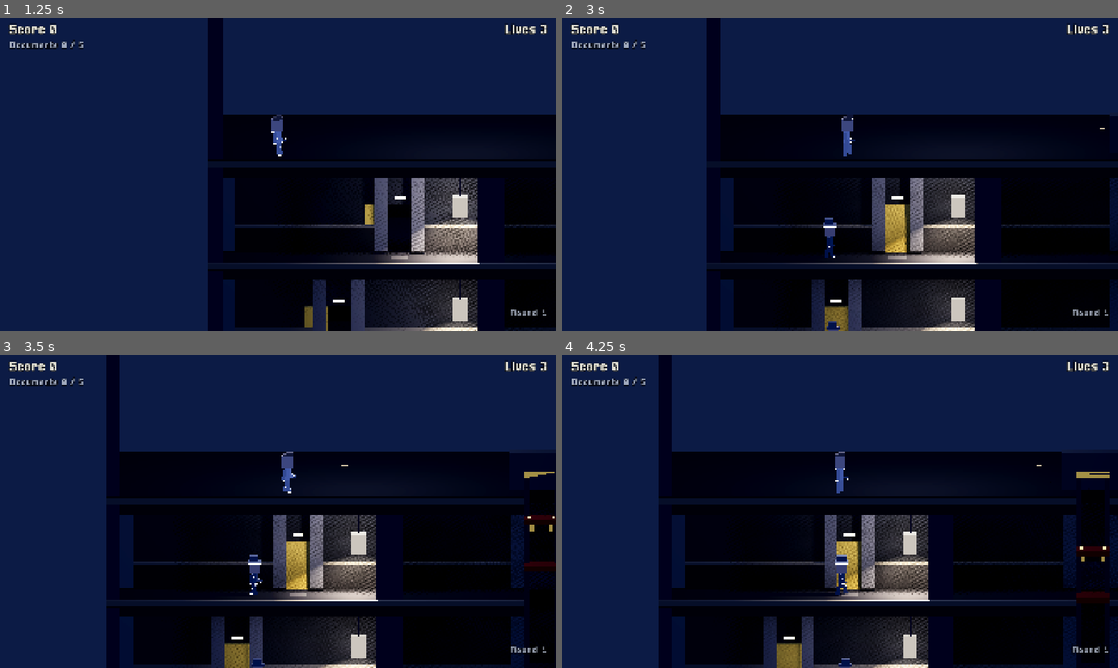
Above: before the commit, frames 1-4 (two rows, left to right).
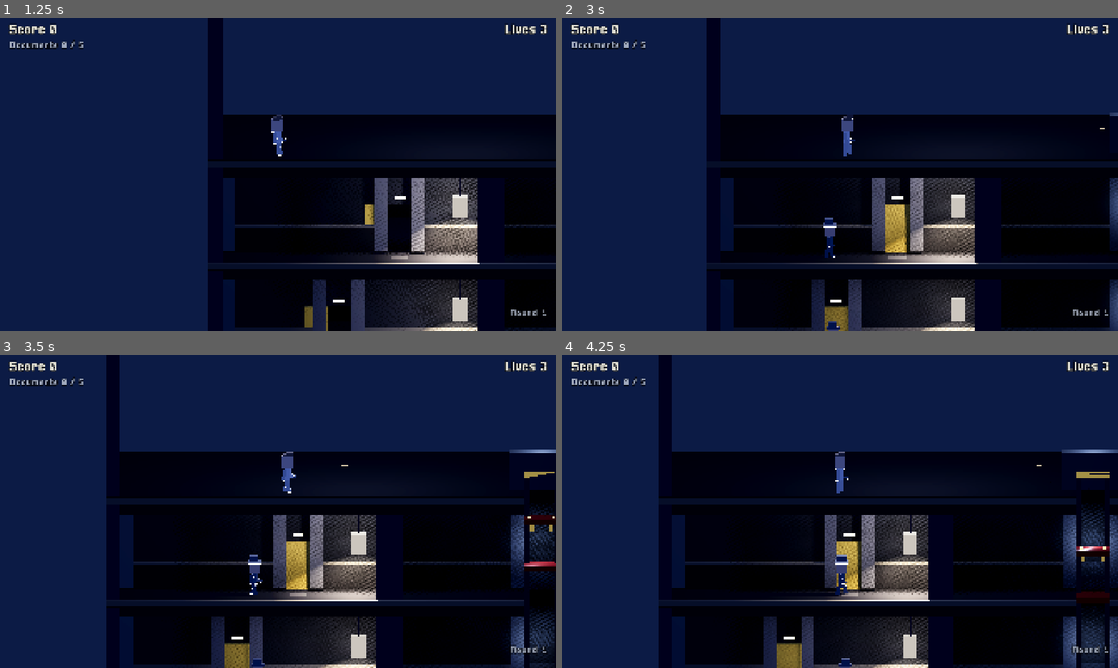
Above: after the commit, the same moments.

Repository: BalashovDmitriy/elaction
Game: Godot game, scene res://src/main.tscn
Same seed, same stepped clock (60 frames per second), same inputs: the game is played once before the commit and once after it.
Inputs (mouse positions are in pixels of both pictures, inside the frame that each line leads up to):
- Up to frame 1 (1.25 s): click "Play" at 0.5 s
- Up to frame 2 (3 s): tap Enter at 1.25 s; move the mouse to (962, 158) at 1.27 s; hold Right (move_right) 1.28-2 s; tap X (shoot) at 1.35 s; click (962, 158) at 1.42 s; tap Space (jump) at 1.52 s; drag from (728, 190) to (812, 237) at 2.02 s; move the mouse to (895, 105) at 2.77 s; hold Right (move_right) from 2.78 s (still down); hold Shift from 2.78 s (still down)
- Up to frame 3 (3.5 s): keep holding Right (move_right); keep holding Shift; tap X (shoot) at 3.05 s
- Up to frame 4 (4.25 s): release Right (move_right) at 3.5 s; release Shift at 3.5 s; drag from (812, 574) to (673, 464) at 3.52 s

Frame 1 is identical in both runs. In frame 2, 0.4% of the frame differs, in the area x 98-100%, y 30-100%; in frame 3, 1.9%; in frame 4, 2.6%, in the area x 89-100%, y 30-100%.

Commit message:
feat(m18b): эскалатор конструкцией и свет в шахтах
Эскалатор был двумя коробками полотна, и ломаная шла двумя пролётами
разной крутизны: пологий вход под 25° упирался в обрыв под 63°, а
балюстрады на изломе расходились веером. Перегиб переехал к ближнему
краю проёма и на уровень пола — теперь это площадка по этажу и один
прямой пролёт со ступенями, балюстрадой, поручнем и обрамлением дыры.
Считает перегиб EscalatorSpot.bend, рядом с gap, через который он идёт.

Балюстрада несимметрична: у задней стены полная, со стороны камеры
низкий борт. Полная закрыла бы едущего Otto по грудь, а на эскалаторе
он беззащитен.

Замер на 24 сидах: из 120 эскалаторов под пятном лампы стоят 25, до
ближайшей в среднем 5.7 м. Без света от конструкции оставались две
рейки в темноте — у пролёта теперь свой источник, на концах поручня
огоньки.

В шахтах встал столб света. Радиус сперва был 4.2 м, и пять шахт
стилобата заливали этаж целиком, отменяя темноту M17; сжат до 1.8 —
чуть шире самой шахты. Гаснет вне кадра, как лампы, теней не кладёт.

Кадр не подорожал: 1.97 мс GPU при 71 источнике, бюджет 16.6.

Co-Authored-By: Claude Opus 5 (1M context) <noreply@anthropic.com>

Diff:
--- a/src/levels/building_plan.gd
+++ b/src/levels/building_plan.gd
@@ -29,6 +29,14 @@
 ## Эскалатор ведёт с [member floor_index] на следующий этаж вниз.
 class EscalatorSpot:
 	extends RefCounted
+
+	## Насколько перегиб ломаной отступает внутрь проёма от его ближнего края, м.
+	##
+	## Сквозь дыру проходит не линия пути, а пассажир: он шире её на полкорпуса
+	## (0.27 м), и отступ обязан быть больше. Запас — 0.15 м, и его стережёт
+	## [code]test_escalator_carries_its_rider_through_the_gap[/code].
+	const BEND_CLEARANCE: float = 0.42
+
 	var x: float = 0.0
 	var floor_index: int = 0
 	## Куда спускается полотно: -1 влево, +1 вправо.
@@ -42,6 +50,20 @@
 		var near := x + towards * rules.escalator_gap_offset
 		var far := near + towards * rules.escalator_gap_width
 		return Vector2(minf(near, far), maxf(near, far))
+
+	## Перегиб ломаной в своих координатах: где площадка кончается и начинается
+	## пролёт.
+	##
+	## До M18b перегиб стоял посреди проёма и ниже перекрытия, и ломаная шла
+	## двумя пролётами разной крутизны — в кадре это читалось жёлобом, а не
+	## эскалатором (ADR-0025, решение 4). Теперь до проёма идёт площадка по
+	## этажу, а от его ближнего края — один прямой пролёт вниз.
+	##
+	## Считается здесь, рядом с проёмом, через который проходит: уровень ставит
+	## по этому числу конструкцию, тест по нему же проверяет, что пассажир идёт
+	## сквозь дыру, а не сквозь плиту.
+	func bend(rules: BuildingRules) -> Vector2:
+		return Vector2(towards * (rules.escalator_gap_offset + BEND_CLEARANCE), 0.0)
 
 
 class DoorSpot:
--- a/src/levels/building_shafts.gd
+++ b/src/levels/building_shafts.gd
@@ -37,8 +37,31 @@
 const PANEL_THICKNESS: float = 0.08
 const MACHINE_ROOM_DEPTH: float = 0.7
 
+## Столб света в шахте: радиус, яркость, цвет и вынос перед направляющими, м.
+##
+## Долг с M12 ([ADR-0017](../../../docs/adr/0017-spectrum-palette-and-shafts.md),
+## решение 3), закрытый в M18b
+## ([ADR-0025](../../../docs/adr/0025-shafts-escalators-and-riders.md), решение 3).
+## Источник настоящий, а не свечение материала: свет обязан лечь на направляющие,
+## створки и пол перед проёмом, иначе на погашенном этаже шахта висит светящейся
+## полосой в черноте и «здесь путь вниз» читается хуже, чем сбитой лампой.
+##
+## Холодный против тёплых ламп (ADR-0023, решение 3): шахта — металл, и свет
+## в ней не домашний. Теней не кладёт — их в шахте некуда ронять, а стоят они
+## дороже всего остального.
+## Радиус — чуть шире самой шахты (1.2 м), и это не скупость. На 4.2 м столбы
+## пяти шахт стилобата заливали этаж целиком, и погашенный этаж переставал быть
+## погашенным: темнота M17 отменялась светом, который к ней отношения не имеет.
+## Столб обязан светить в шахте, а не вместо ламп.
+const GLOW_RANGE: float = 1.8
+const GLOW_ENERGY: float = 1.1
+const GLOW_COLOR := Color(0.74, 0.84, 1.0)
+const GLOW_Z: float = -0.35
+
 var _rules: BuildingRules
 var _plan: BuildingPlan
+## Источники столба: этаж → те, что на нём стоят. Гаснут вне кадра, как лампы.
+var _glow: Dictionary = {}
 
 
 ## Одевает все шахты здания разом.
@@ -48,6 +71,19 @@
 	for shaft in plan.shafts:
 		_dress_shaft(shaft)
 	_spawn_machine_room()
+
+
+## Зажигает столбы света на видимых этажах и гасит остальные.
+##
+## Тем же правилом, что и лампы (ADR-0010, пункт 8): в здании до дюжины шахт и
+## по источнику на каждый их этаж, а в кадр влезает два с половиной этажа.
+## Гаснет источник, но не сам столб: погашенный этаж от невидимого отличается
+## тем, что его видно.
+func light_span(span: Vector2i) -> void:
+	for index: int in _glow:
+		var lit := VisibleFloors.covers(span, index)
+		for light: OmniLight3D in _glow[index]:
+			light.visible = lit
 
 
 ## Верх шахты: докуда идут её стойки и упор.
@@ -86,6 +122,27 @@
 		var surface := _rules.floor_surface(index)
 		var door := Rect2(shaft.x - half, surface - DOOR_HEIGHT, _rules.shaft_width, DOOR_HEIGHT)
 		_add_part(door, panel, panel_z, PANEL_THICKNESS)
+		_light_the_shaft(shaft.x, index, surface)
+
+
+## Источник столба на одном этаже шахты: посреди пролёта, перед направляющими.
+##
+## По источнику на этаж, а не один на всю шахту: полоса бывает в четырнадцать
+## этажей, и один источник с таким радиусом освещал бы её середину и оставлял
+## тёмными оба конца — а кабина ходит по всей полосе.
+func _light_the_shaft(x: float, index: int, surface: float) -> void:
+	var light := OmniLight3D.new()
+	light.omni_range = GLOW_RANGE
+	light.light_energy = GLOW_ENERGY
+	light.light_color = GLOW_COLOR
+	light.shadow_enabled = false
+	light.position = WorldSpace.to_scene(Vector2(x, surface - _rules.floor_height * 0.5))
+	light.position.z = GLOW_Z
+	add_child(light)
+
+	if not _glow.has(index):
+		_glow[index] = [] as Array[OmniLight3D]
+	(_glow[index] as Array[OmniLight3D]).append(light)
 
 
 ## Упоры в концах полосы: дальше кабина не идёт, и это видно.
--- a/src/levels/greybox_level.gd
+++ b/src/levels/greybox_level.gd
@@ -224,6 +224,9 @@
 		if not is_instance_valid(lamp):
 			continue
 		lamp.set_light_visible(VisibleFloors.covers(span, lamp.floor_index))
+	# Столбы шахт — тем же правилом: их в здании втрое больше, чем ламп.
+	if _shafts != null:
+		_shafts.light_span(span)
 
 
 ## Раскладка, по которой собрано здание.
@@ -353,8 +356,10 @@
 		# Перегиб — в самом проёме: через него идут и полотно, и поездка, поэтому
 		# пассажир проходит сквозь дыру, а не сквозь плиту.
 		var gap := spot.gap(rules)
-		var bend := Vector2((gap.x + gap.y) * 0.5 - spot.x, rules.slab_height + 0.04)
-		escalator.setup(descent, bend)
+		# Проём — в координатах эскалатора: обрамление ставит он сам, а правила
+		# о том, где стоит его узел, знать не обязаны.
+		var edges := Vector2(gap.x - spot.x, gap.y - spot.x)
+		escalator.setup(descent, spot.bend(rules), edges, rules.slab_height)
 
 
 func _spawn_doors() -> void:
--- a/src/systems/escalators/escalator.gd
+++ b/src/systems/escalators/escalator.gd
@@ -11,6 +11,11 @@
 ## [method setup]. Поездка идёт по тому же пути, который выложен полотном, и
 ## начинается с того места, где пассажир стоял: иначе его дёргало бы к центру
 ## площадки, а полотно резало бы перекрытие мимо проёма (найдено авторевью M2).
+##
+## С M18b эскалатор — конструкция, а не две коробки полотна
+## ([ADR-0025](../../../docs/adr/0025-shafts-escalators-and-riders.md), решение 4):
+## ступени рельефом, площадки в концах, балюстрада и обрамление проёма. Рельеф,
+## а не анимация: свет M17 ложится на геометрию, ради этого пивот и затевался.
 
 ## Докуда слышен стрёкот полотна, м.
 const HUM_REACH: float = 9.0
@@ -21,6 +26,55 @@
 
 ## На сколько полотно утоплено за плоскость игры: пассажир едет перед ним.
 const BELT_Z: float = -0.5
+
+## Сколько полотно проходит по горизонтали за одну ступень, м.
+##
+## Ступень и есть то, чем эскалатор отличается от пандуса: на пролёте в 2.88 м
+## их выходит дюжина, и зубчатый край читается с любого этажа.
+const STEP_RUN: float = 0.24
+
+## Балюстрада у задней стены: где стоит, какой толщины и высоты, м.
+const RAIL_Z: float = -1.02
+const RAIL_THICKNESS: float = 0.1
+const RAIL_HEIGHT: float = 0.96
+
+## Поручень поверх балюстрады: квадратный в сечении, м.
+const HANDRAIL_SIZE: float = 0.1
+
+## Огонёк на конце поручня: ребро куба, м.
+const END_LIGHT_SIZE: float = 0.16
+
+## Свой источник пролёта: радиус, яркость, цвет и вынос перед ступенями.
+##
+## Без него от конструкции остаются две рейки в темноте: замер на 24 сидах дал
+## 25 эскалаторов из 120 под пятном лампы, в среднем до лампы 5.7 м. Источник
+## не гаснет от выстрела и в зонах темноты не участвует — по той же причине,
+## что и столб света в шахте (ADR-0025, решение 3): темнота решает, видят ли
+## агенты Otto, а путь вниз обязан читаться всегда.
+##
+## Тени не отбрасывает: пролёт стоит в проёме, ронять их ему не на что, а стоят
+## они дороже всего остального в кадре.
+const GLOW_RANGE: float = 3.6
+const GLOW_ENERGY: float = 2.4
+const GLOW_COLOR := Color(1.0, 0.88, 0.68)
+const GLOW_Z: float = -0.3
+
+## Борт со стороны камеры: где стоит, какой глубины и высоты, м.
+##
+## Низкий нарочно (ADR-0025, решение 5). Полноценная балюстрада с этой стороны
+## закрыла бы едущего Otto по грудь, а на эскалаторе он беззащитен: ввод не
+## действует, уклониться нечем, и поездка длится больше секунды.
+const KERB_Z: float = -0.08
+const KERB_DEPTH: float = 0.08
+const KERB_HEIGHT: float = 0.16
+
+## Площадка в конце полотна: длина по ходу и толщина, м.
+const LANDING_RUN: float = 0.66
+const LANDING_THICKNESS: float = 0.12
+
+## Обрамление проёма: ширина стойки по краю дыры и насколько она шире полотна, м.
+const FRAME_WIDTH: float = 0.12
+const FRAME_MARGIN: float = 0.12
 
 ## Сколько секунд занимает поездка между площадками.
 @export var travel_time: float = 1.1
@@ -58,16 +112,14 @@
 ## Задаёт геометрию в координатах правил. [param descent] — смещение нижней
 ## площадки от верхней, [param via] — точка перегиба в проёме перекрытия: через
 ## неё идут и полотно, и сама поездка, поэтому пассажир проходит сквозь дыру,
-## а не сквозь плиту.
-func setup(descent: Vector2, via: Vector2) -> void:
+## а не сквозь плиту. [param gap] — края проёма относительно узла, [param slab] —
+## толщина перекрытия: по ним ставится обрамление.
+func setup(descent: Vector2, via: Vector2, gap: Vector2, slab: float) -> void:
 	var down := WorldSpace.direction_to_scene(descent)
 	_via = WorldSpace.direction_to_scene(via)
 	_has_via = true
 	_bottom_pad.position = down
-	# Полотно — два отрезка, каждый своей коробкой: ровное полотно вдоль
-	# ломаной, без растяжения тайла, которого в греев-боксе и нет.
-	_lay_belt(Vector3.ZERO, _via)
-	_lay_belt(_via, down)
+	_build(down, gap, slab)
 
 
 ## Везёт ли эскалатор кого-нибудь прямо сейчас.
@@ -130,18 +182,184 @@
 	return _path[_path.size() - 1]
 
 
-## Кладёт отрезок полотна коробкой от [param from] до [param to], в своих
-## координатах. Коробка стоит серединой на середине отрезка и повёрнута вдоль
-## него: так одна и та же коробка годится и на пологий, и на крутой пролёт.
+## Собирает конструкцию заново по заданной геометрии.
+##
+## Ломаная — это площадка по этажу до проёма и один прямой пролёт вниз. Двумя
+## пролётами разной крутизны она была до M18b, и в кадре читалась жёлобом:
+## пологий вход под 25° упирался в обрыв под 63°, а балюстрады двух пролётов
+## расходились на изломе веером.
+func _build(down: Vector3, gap: Vector2, slab: float) -> void:
+	for part: Node in _ramp.get_children():
+		part.queue_free()
+
+	var towards := signf(down.x)
+	_lay_landing(Vector3.ZERO, _via)
+	_lay_flight(_via, down)
+	# Нижняя площадка уходит по ходу спуска: с неё сходят, приехав.
+	_lay_landing(down, down + Vector3(towards * LANDING_RUN, 0.0, 0.0))
+	_frame_the_gap(gap, slab)
+
+
+## Пролёт: полотно снизу, ступени сверху, балюстрада и борт по бокам.
+func _lay_flight(from: Vector3, to: Vector3) -> void:
+	var span := to - from
+	if is_zero_approx(span.length()):
+		return
+
+	_lay_belt(from, to)
+	_lay_steps(from, span)
+	_lay_sides(from, to)
+	_light_the_flight(from, to)
+
+
+## Полотно пролёта: ровная лента вдоль ломаной.
+##
+## Со стороны её закрывают ступени, но снизу видно именно её: эскалатор проходит
+## сквозь перекрытие, и с нижнего этажа смотрят ему в брюхо.
 func _lay_belt(from: Vector3, to: Vector3) -> void:
 	var span := to - from
+	_add_part(
+		Vector3(span.length(), BELT_THICKNESS, BELT_DEPTH),
+		(from + to) * 0.5 + Vector3(0.0, 0.0, BELT_Z),
+		atan2(span.y, span.x),
+		GreyboxLook.surface(GreyboxLook.ESCALATOR)
+	)
+
+
+## Ступени пролёта: коробки с плоским верхом, каждая ниже предыдущей.
+##
+## Не повёрнуты вдоль пролёта нарочно — повёрнутая коробка снова даёт пандус.
+## Верх ступени лежит на ломаной, низ уходит под неё, и соседние заходят друг
+## за друга: силуэт получается зубчатым, а щелей между ступенями нет.
+func _lay_steps(from: Vector3, span: Vector3) -> void:
+	var count := maxi(int(absf(span.x) / STEP_RUN), 1)
+	var tread := span.x / float(count)
+	var riser := span.y / float(count)
+	var height := absf(riser) + BELT_THICKNESS
+	var look := GreyboxLook.metal(GreyboxLook.ESCALATOR)
+
+	for index in count:
+		var top := from.y + riser * float(index)
+		_add_part(
+			Vector3(absf(tread), height, BELT_DEPTH),
+			Vector3(from.x + tread * (float(index) + 0.5), top - height * 0.5, BELT_Z),
+			0.0,
+			look
+		)
+
+
+## Бока пролёта: балюстрада с поручнем у задней стены и низкий борт у камеры.
+func _lay_sides(from: Vector3, to: Vector3) -> void:
+	var span := to - from
+	var angle := atan2(span.y, span.x)
+	var centre := (from + to) * 0.5
 	var length := span.length()
-	if is_zero_approx(length):
-		return
-
-	var belt := GreyboxLook.box(
-		Vector3(length, BELT_THICKNESS, BELT_DEPTH), GreyboxLook.surface(GreyboxLook.ESCALATOR)
-	)
-	belt.position = (from + to) * 0.5 + Vector3(0.0, 0.0, BELT_Z)
-	belt.rotation.z = atan2(span.y, span.x)
-	_ramp.add_child(belt)
+	# Нормаль к пролёту, всегда вверх: балюстрада стоит на полотне, а не висит
+	# под ним, и на спуске влево знак пролёта не должен её переворачивать.
+	var up := Vector3(-span.y, span.x, 0.0).normalized()
+	if up.y < 0.0:
+		up = -up
+
+	var panel := GreyboxLook.surface(GreyboxLook.ESCALATOR)
+	var trim := GreyboxLook.metal(GreyboxLook.TRIM)
+	var over := BELT_THICKNESS * 0.5
+
+	_add_part(
+		Vector3(length, RAIL_HEIGHT, RAIL_THICKNESS),
+		centre + up * (over + RAIL_HEIGHT * 0.5) + Vector3(0.0, 0.0, RAIL_Z),
+		angle,
+		panel
+	)
+	_add_part(
+		Vector3(length, HANDRAIL_SIZE, HANDRAIL_SIZE),
+		centre + up * (over + RAIL_HEIGHT + HANDRAIL_SIZE * 0.5) + Vector3(0.0, 0.0, RAIL_Z),
+		angle,
+		trim
+	)
+	_add_part(
+		Vector3(length, KERB_HEIGHT, KERB_DEPTH),
+		centre + up * (over + KERB_HEIGHT * 0.5) + Vector3(0.0, 0.0, KERB_Z),
+		angle,
+		trim
+	)
+
+	var cap := up * (over + RAIL_HEIGHT + HANDRAIL_SIZE * 0.5) + Vector3(0.0, 0.0, RAIL_Z)
+	_mark_end(from + cap)
+	_mark_end(to + cap)
+
+
+## Свет пролёта: одна лампа посередине, перед ступенями.
+##
+## Стоит в самом проёме и светит на оба этажа, которые эскалатор связывает, —
+## это не протечка, а ровно то, что он и делает.
+func _light_the_flight(from: Vector3, to: Vector3) -> void:
+	var light := OmniLight3D.new()
+	light.omni_range = GLOW_RANGE
+	light.light_energy = GLOW_ENERGY
+	light.light_color = GLOW_COLOR
+	light.shadow_enabled = false
+	light.position = (from + to) * 0.5 + Vector3(0.0, 0.0, GLOW_Z)
+	_ramp.add_child(light)
+
+
+## Огонёк на конце поручня.
+##
+## Замер на 24 сидах: из 120 эскалаторов под пятном лампы стоит 25, до ближайшей
+## лампы в среднем 5.7 м, в худшем 10.5. Мест на этаже мало, эскалатор занимает
+## два — и встаёт он там, где лампы нет. Конструкция, которую не видно, ничего
+## не даёт, а подсвечивать её источником незачем: проект уже отвечает на это
+## огоньками (ADR-0023, решение 6) — так читаются табло дверей, индикаторы
+## кабины и вывеска выхода. Два огонька на концах поручня говорят «здесь
+## эскалатор» ровно так же.
+func _mark_end(at: Vector3) -> void:
+	_add_part(
+		Vector3(END_LIGHT_SIZE, END_LIGHT_SIZE, END_LIGHT_SIZE),
+		at,
+		0.0,
+		GreyboxLook.light(GreyboxLook.SIGN_WARM)
+	)
+
+
+## Площадка: ровная плита между двумя точками одной высоты.
+##
+## Утоплена в перекрытие: её верх вровень с полом, наружу смотрит только торец.
+## Иначе встающий на неё Otto оказывался бы по щиколотку в плите — он стоит
+## на полу этажа, а не на эскалаторе.
+func _lay_landing(from: Vector3, to: Vector3) -> void:
+	var run := absf(to.x - from.x)
+	if is_zero_approx(run):
+		return
+
+	_add_part(
+		Vector3(run, LANDING_THICKNESS, BELT_DEPTH),
+		Vector3((from.x + to.x) * 0.5, from.y - LANDING_THICKNESS * 0.5, BELT_Z),
+		0.0,
+		GreyboxLook.metal(GreyboxLook.ESCALATOR)
+	)
+
+
+## Обрамление проёма: стойки по краям дыры в перекрытии.
+##
+## Без них дыра читается обрывом плиты — тем же, что и провал шахты, в который
+## падают насмерть. Стойки стоят на краях проёма во всю толщину перекрытия и
+## тела не имеют: сквозь проём ходят, а не протискиваются.
+func _frame_the_gap(gap: Vector2, slab: float) -> void:
+	if slab <= 0.0:
+		return
+
+	var look := GreyboxLook.metal(GreyboxLook.TRIM)
+	for edge: float in [gap.x, gap.y]:
+		_add_part(
+			Vector3(FRAME_WIDTH, slab, BELT_DEPTH + FRAME_MARGIN * 2.0),
+			Vector3(edge, -slab * 0.5, BELT_Z),
+			0.0,
+			look
+		)
+
+
+## Кусок конструкции: коробка без тела на своём месте и под своим углом.
+func _add_part(size: Vector3, at: Vector3, angle: float, material: StandardMaterial3D) -> void:
+	var part := GreyboxLook.box(size, material)
+	part.position = at
+	part.rotation.z = angle
+	_ramp.add_child(part)
--- a/tests/test_building_shafts.gd
+++ b/tests/test_building_shafts.gd
@@ -174,6 +174,37 @@
 				)
 
 
+## Пассажир проходит сквозь проём, а не сквозь плиту.
+##
+## С M18b ломаная поездки — площадка по этажу до проёма и один прямой пролёт
+## вниз ([ADR-0025](../docs/adr/0025-shafts-escalators-and-riders.md), решение 4).
+## Перегиб отодвинут внутрь дыры на [constant BuildingPlan.EscalatorSpot.BEND_CLEARANCE],
+## и весь запас там — 15 см: сквозь проём идёт не линия, а тело шириной
+## в полкорпуса. Правится это одним числом в правилах — шириной проёма или
+## его отступом, — и тогда плечо съедается молча.
+##
+## Проверяются обе опасные точки: начало пролёта, где он входит в перекрытие,
+## и его выход из-под плиты этажом ниже.
+func test_escalator_carries_its_rider_through_the_gap() -> void:
+	var rules := _rules()
+	for building_seed: int in SEEDS:
+		var plan := BuildingPlan.generate(rules, building_seed)
+		for escalator in plan.escalators:
+			var gap := escalator.gap(rules)
+			var bend_x := escalator.x + escalator.bend(rules).x
+			var end_x := escalator.x + escalator.towards * rules.escalator_run
+			# Где пролёт выходит из-под плиты: доля спуска, пройденная к её низу.
+			var under := bend_x + (end_x - bend_x) * rules.slab_height / rules.floor_height
+			for at: float in [bend_x, under]:
+				assert_true(
+					at - OttoBot.BODY_HALF_WIDTH >= gap.x and at + OttoBot.BODY_HALF_WIDTH <= gap.y,
+					(
+						"сид %d, этаж %d: пассажир на x=%.2f не влезает в проём %.2f..%.2f"
+						% [building_seed, escalator.floor_index, at, gap.x, gap.y]
+					)
+				)
+
+
 func _shaft_x_on(plan: BuildingPlan, floor_index: int) -> float:
 	for shaft in plan.shafts:
 		if floor_index >= shaft.top and floor_index <= shaft.bottom:
--- /dev/null
+++ b/tools/geometry_shot.gd
@@ -0,0 +1,177 @@
+extends Node3D
+
+## Кадры M18b вблизи: эскалатор, столб света в шахте, двухэтажная пара.
+##
+## Съёмка вехи ([code]capture.py[/code]) и кадры раскладки ([code]layout_shot.gd[/code])
+## снимают этаж целиком — в такой кадр эскалатор влезает полоской в четверть
+## высоты, и по нему не видно ни ступеней, ни балюстрады. Здесь камера своя и
+## близкая: кадр про конструкцию, а не про этаж.
+##
+## Это и есть проверка DoD M18b ([ADR-0025](res://docs/adr/0025-shafts-escalators-and-riders.md)):
+## эскалатор выглядит эскалатором, шахта читается на погашенном этаже, а пара
+## ярусов ходит вместе.
+##
+## Рендер настоящий, не headless — нужен экран.
+##
+## Запуск:
+##     godot --path . res://tools/geometry_shot.tscn
+
+const LEVEL_SCENE := preload("res://src/levels/greybox_level.tscn")
+
+## Куда складываются кадры.
+const FOLDER := "res://screens/M18b"
+
+## Сколько кадров дать зданию, свету и отражениям устояться.
+const SETTLE_FRAMES: int = 45
+
+## Потолок ожидания, пока сбитые лампы долетят до пола, шагов физики.
+const FALL_STEPS: int = 240
+
+## Сид тот же, что у остальных инструментов вехи: раскладка по нему разобрана
+## в статусе, и кадры сравниваются с ней, а не с новым зданием.
+const BUILDING_SEED: int = 1
+
+## Как далеко камера стоит от плоскости игры и на сколько наклонена. Числа
+## [SideCamera]: кадр обязан быть тем же, что видит игрок, только ближе.
+const DISTANCE: float = 20.0
+const TILT_DEGREES: float = 10.0
+
+var _level: GreyboxLevel = null
+var _camera: Camera3D = null
+
+
+func _ready() -> void:
+	DirAccess.make_dir_recursive_absolute(ProjectSettings.globalize_path(FOLDER))
+	GameState.instance().start_game()
+	_level = LEVEL_SCENE.instantiate() as GreyboxLevel
+	_level.rules = BuildingRules.new()
+	_level.building_seed = BUILDING_SEED
+	# Кадр про конструкцию: ходящая фигура закрывает собой то, ради чего он снят.
+	_level.spawn_agents = false
+	add_child(_level)
+
+	_camera = Camera3D.new()
+	_camera.projection = Camera3D.PROJECTION_ORTHOGONAL
+	_camera.rotation = Vector3(-deg_to_rad(TILT_DEGREES), 0.0, 0.0)
+	_camera.near = 0.05
+	_camera.far = DISTANCE * 2.0
+	add_child(_camera)
+	_run()
+
+
+func _run() -> void:
+	var spot := _escalator_under_a_lamp()
+	var rules := _level.rules
+	# Кадр охватывает оба пролёта и оба этажа, которые эскалатор связывает.
+	var middle := Vector2(
+		spot.x + spot.towards * rules.escalator_run * 0.5,
+		rules.floor_surface(spot.floor_index) + rules.floor_height * 0.5
+	)
+	_stand_otto_on_the_top_pad(spot)
+	await _shoot("01_escalator", middle, 7.2)
+
+	await _shoot_the_dark_shaft("02_shaft_dark")
+
+	print("  кадры геометрии в %s" % FOLDER)
+	get_tree().quit(0)
+
+
+## Кадр шахты на погашенном этаже: лампы сбиты, светит только столб.
+##
+## Это и есть проверка решения 3: шахта обязана читаться всегда, иначе
+## погашенное здание перестаёт быть проходимым на глаз.
+func _shoot_the_dark_shaft(label: String) -> void:
+	var rules := _level.rules
+	# Широкий этаж пониже: там шахт на этаже больше всего, и ламп тоже три.
+	var index := rules.floors - 3
+	var shaft_x := _shaft_x_on(index)
+	for lamp in _lamps_on(index):
+		lamp.shoot_down()
+	await _settle_after_the_fall()
+
+	_level.otto.global_position = WorldSpace.to_scene(
+		Vector2(shaft_x + rules.shaft_width, rules.floor_surface(index))
+	)
+	_level.otto.velocity = Vector3.ZERO
+	await _shoot(label, Vector2(shaft_x, rules.floor_surface(index) - rules.floor_height), 5.4)
+
+
+## Столбец первой шахты, обслуживающей этаж.
+func _shaft_x_on(index: int) -> float:
+	for shaft in _level.plan().shafts:
+		if index >= shaft.top and index <= shaft.bottom:
+			return shaft.x
+	return 0.0
+
+
+func _lamps_on(index: int) -> Array[Lamp]:
+	var found: Array[Lamp] = []
+	for child in _level.get_children():
+		var lamp := child as Lamp
+		if lamp != null and lamp.floor_index == index and not lamp.is_queued_for_deletion():
+			found.append(lamp)
+	return found
+
+
+## Ждёт, пока сбитые лампы долетят до пола: по состоянию, а не выдержкой.
+func _settle_after_the_fall() -> void:
+	var left := FALL_STEPS
+	while left > 0 and _falling():
+		await get_tree().physics_frame
+		left -= 1
+	await get_tree().physics_frame
+
+
+func _falling() -> bool:
+	for child in _level.get_children():
+		var lamp := child as Lamp
+		if lamp != null and lamp.is_queued_for_deletion():
+			return true
+	return false
+
+
+## Эскалатор, к которому ближе всего лампа его этажа.
+##
+## Кадр о конструкции: ступени, балюстрада и поручень видны только под светом.
+## Эскалаторов на здание пяток, и половина из них стоит в неосвещённой части
+## этажа — снятый там, кадр показывал бы зоны ламп M17, а не геометрию M18b.
+func _escalator_under_a_lamp() -> BuildingPlan.EscalatorSpot:
+	var plan := _level.plan()
+	var best: BuildingPlan.EscalatorSpot = plan.escalators[0]
+	var best_gap := INF
+	for spot in plan.escalators:
+		for lamp in plan.lamps:
+			if lamp.floor_index != spot.floor_index:
+				continue
+			var gap := absf(lamp.x - spot.x)
+			if gap < best_gap:
+				best_gap = gap
+				best = spot
+	return best
+
+
+## Ставит Otto на верхнюю площадку: кадр должен показывать и то, что борт со
+## стороны камеры его не закрывает (ADR-0025, решение 5).
+func _stand_otto_on_the_top_pad(spot: BuildingPlan.EscalatorSpot) -> void:
+	var rules := _level.rules
+	_level.otto.global_position = WorldSpace.to_scene(
+		Vector2(spot.x, rules.floor_surface(spot.floor_index))
+	)
+	_level.otto.velocity = Vector3.ZERO
+
+
+## Снимает кадр, наведённый на точку правил, с заданной половиной высоты кадра.
+func _shoot(label: String, centre: Vector2, half_height: float) -> void:
+	var at := WorldSpace.to_scene(centre)
+	_camera.size = half_height * 2.0
+	_camera.global_position = Vector3(
+		at.x, at.y + DISTANCE * tan(deg_to_rad(TILT_DEGREES)), DISTANCE
+	)
+
+	for _frame: int in SETTLE_FRAMES:
+		await get_tree().process_frame
+	await RenderingServer.frame_post_draw
+	var image := get_viewport().get_texture().get_image()
+	var path := "%s/%s.png" % [FOLDER, label]
+	image.save_png(path)
+	print("  %s" % path)
--- /dev/null
+++ b/tools/geometry_shot.tscn
@@ -0,0 +1,6 @@
+[gd_scene load_steps=2 format=3]
+
+[ext_resource type="Script" path="res://tools/geometry_shot.gd" id="1_geometry"]
+
+[node name="GeometryShot" type="Node3D"]
+script = ExtResource("1_geometry")
Not shown, changed: docs/STATUS.md
